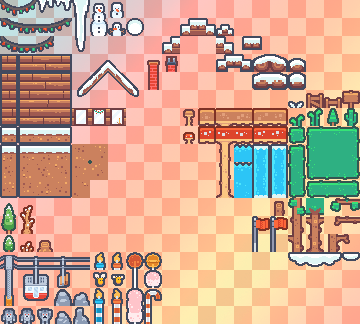
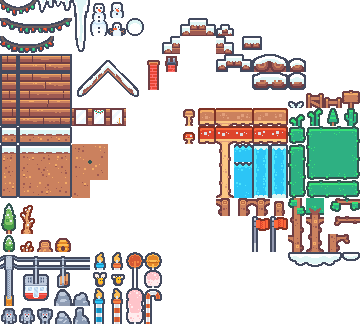
Revision of a layered 360x324 image; what changed, layer by layer:
renamed "environment" to "Calque 1", painted on it over [0, 0, 360, 324]
painted on "Fond en dégradé 1" over [0, 0, 360, 324]
hid "Motif 1" over [0, 0, 360, 324]
